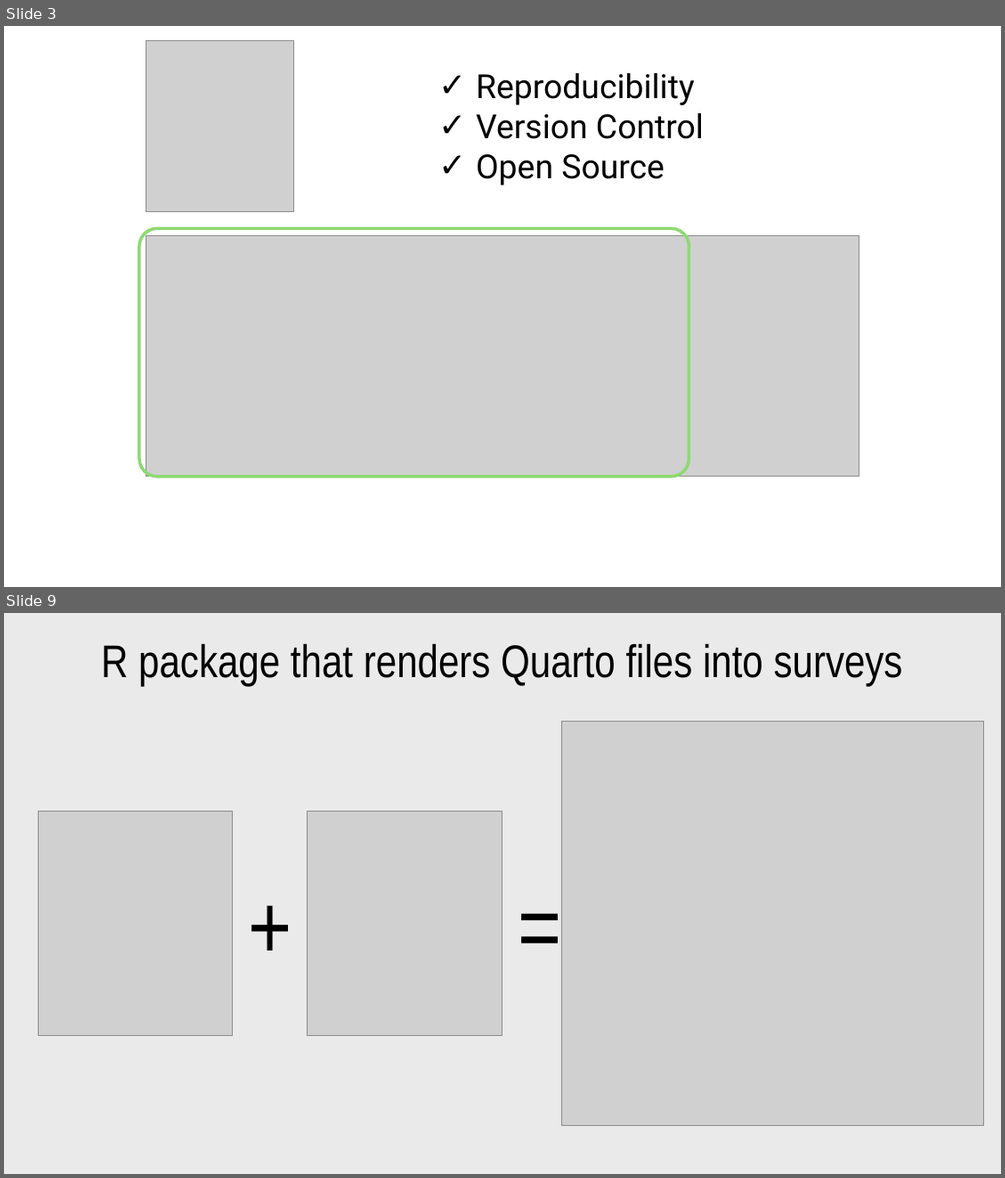
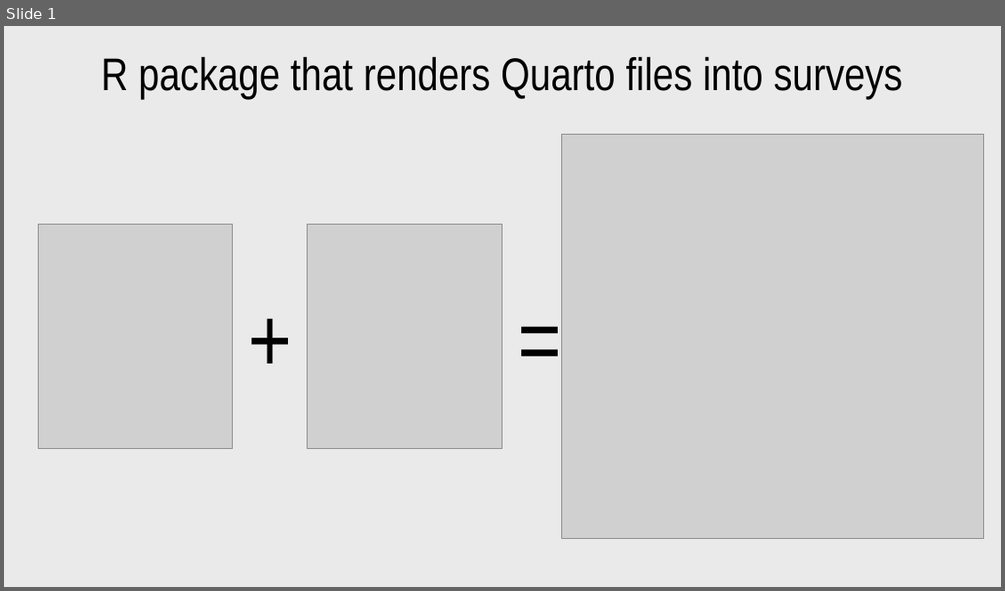
Before and after one commit to jhelvy/2025-posit-conf-surveydown, a slide deck: images/images.pptx. Shown one above the other, each under a label of ours: slides 3 and 9 before the commit, slide 1 after it; the slides between them are not shown. The pictures are 1005x1178 and 1005x591 pixels, drawn with LibreOffice and Linux fonts; fonts in the diff are those of the drawing; grey boxes stand for pictures. Boxes give left, top, right and bottom in pixels: in the first picture for what was removed or moved away, otherwise in the second. Text is boxed around its words. In the diff, an @@ line names an element or a change of style, - is before the commit and + after.

```diff
--- a/images/images.pptx
+++ b/images/images.pptx
@@ slide 3 removed at (4,26,1001,587), background #FFFFFF @@
@@ picture removed at (146,40,294,211) @@
@@ text removed at (476,73,704,185) @@
-✓ Reproducibility
-✓ Version Control
-✓ Open Source
@@ rounded rectangle removed at (139,229,689,477) @@
@@ picture removed at (146,235,859,476) @@
@@ what was slide 9 is now slide 1 @@
```
Also in this commit, not shown: 7 other slides removed, 32 other files.
